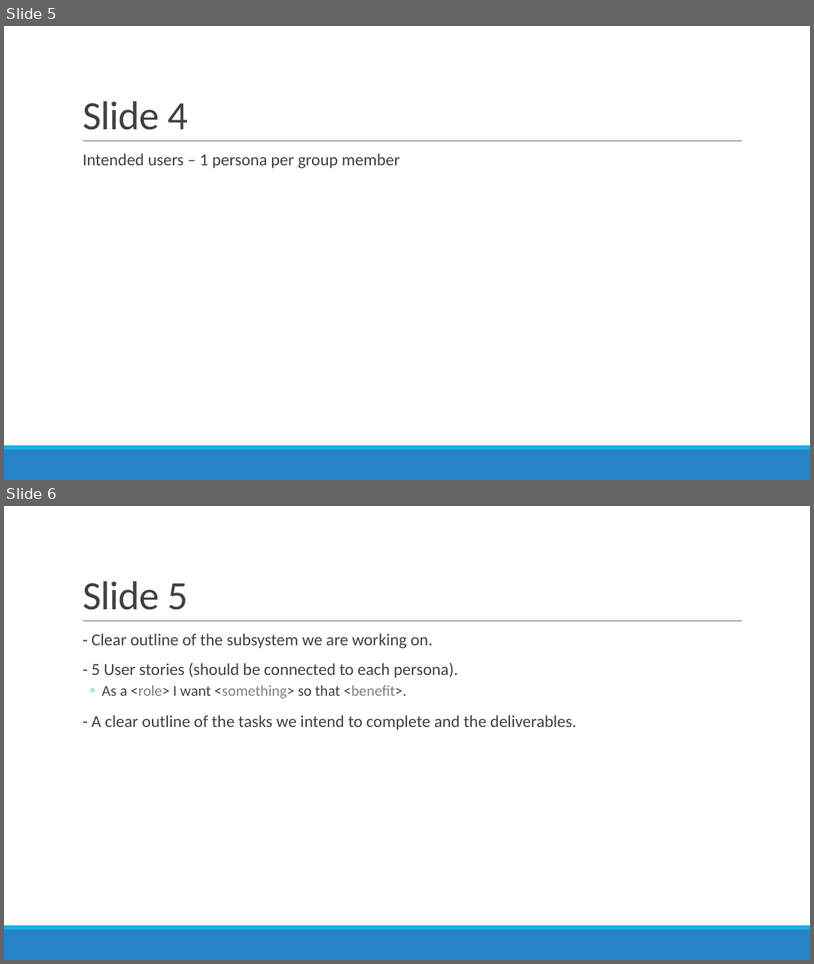
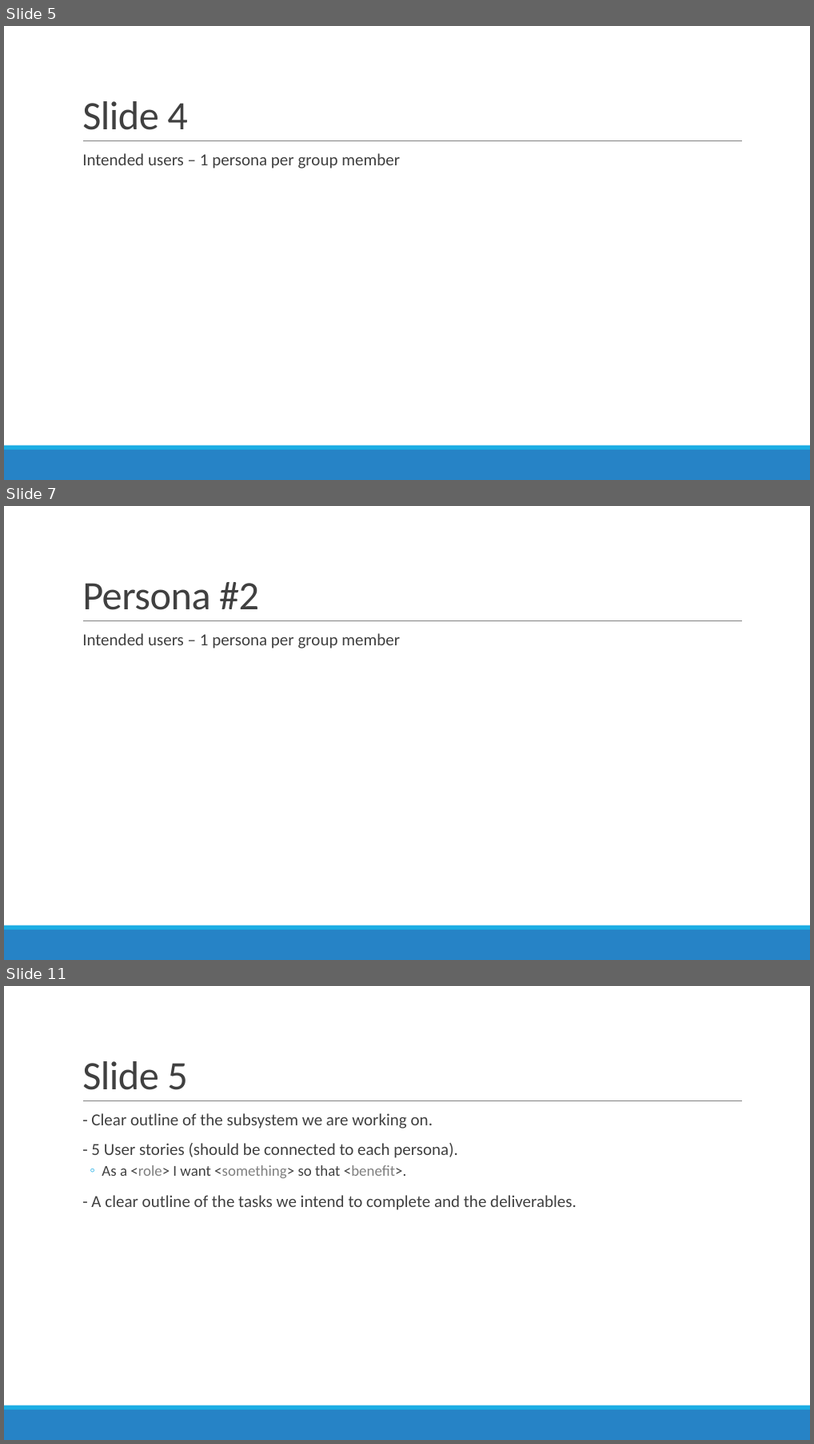
Before and after one commit to benkelly2/KV6002, a slide deck: KV6002_21 TOR Presentation.pptx. Shown one above the other, each under a label of ours: slides 5 and 6 before the commit, slides 5, 7 and 11 after it; the slides between them are not shown. The pictures are 814x964 and 814x1444 pixels, drawn with LibreOffice and Linux fonts; fonts in the diff are those of the drawing. Boxes give left, top, right and bottom in pixels: in the first picture for what was removed or moved away, otherwise in the second. Text is boxed around its words. In the diff, an @@ line names an element or a change of style, - is before the commit and + after.

Commit message:
TOR changes

```diff
--- a/KV6002_21 TOR Presentation.pptx
+++ b/KV6002_21 TOR Presentation.pptx
@@ slide 7 added at box(4, 506, 810, 960), background #FFFFFF; not listed: 3 template elements that a slide beside it also shows @@
@@ title added at box(82, 582, 259, 610), 48 pt, text #404040 @@
+Persona #2
@@ text added at box(82, 633, 400, 648), 20 pt, text #404040 @@
+  Intended users – 1 persona per group member
@@ what was slide 6 is now slide 11 @@
```
Also in this commit, not shown: 4 other slides added.
